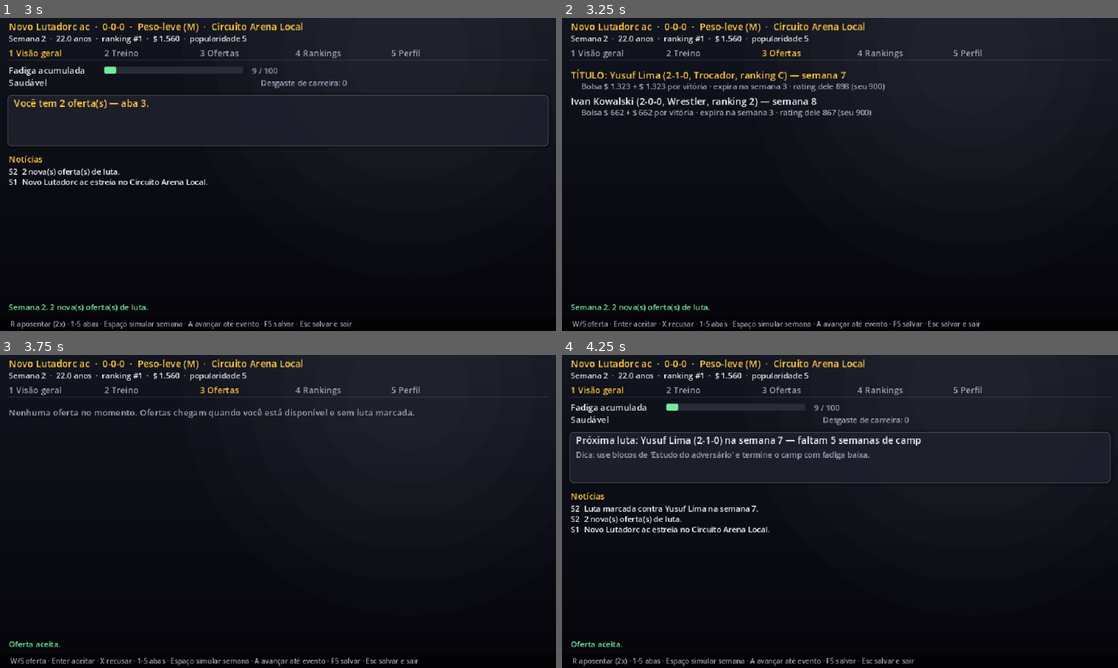
Above: before the commit, frames 1-4 (two rows, left to right).
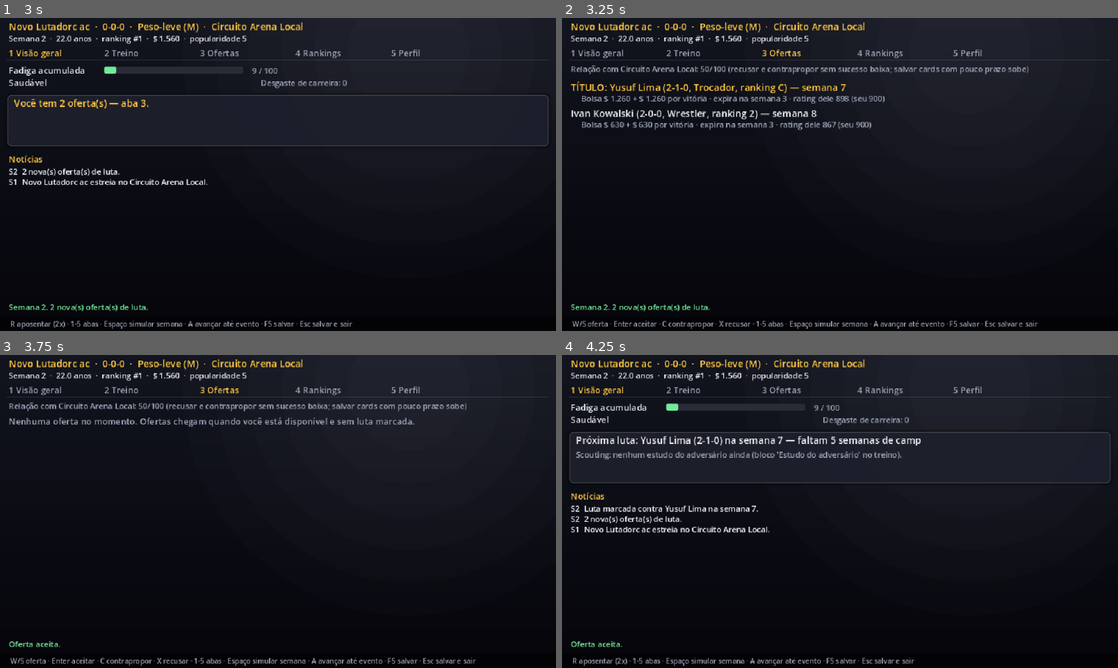
Above: after the commit, the same moments.

Repository: Haikoo1/cage-of-warriors-mma
Game: Godot game, scene res://scenes/main.tscn
Two runs of this game, one before a commit and one after it. Both use one fixed random seed, a clock stepped at 60 frames per second and the inputs below.
Inputs:
- Up to frame 1 (3 s): tap Enter at 0.5, 1.55, 2, 2.1 s; hold Right 0.53-1.28 s; hold Shift (guard) 0.53-1.28 s; tap C at 0.8, 1.35 s; tap Space (technique) at 1.25, 2.75 s; hold A (move_back) 1.28-2.03 s; hold Right 2.03-2.78 s; tap Keypad Enter at 2.3, 2.85 s; hold D (move_forward) from 2.78 s (still down)
- Up to frame 2 (3.25 s): keep holding D (move_forward); tap 3 at 3.05 s
- Up to frame 3 (3.75 s): tap Enter at 3.5 s; release D (move_forward) at 3.53 s; hold Left from 3.53 s (still down); tap 3 at 3.6 s
- Up to frame 4 (4.25 s): keep holding Left; tap 1 at 3.8 s

Frame 1 is identical in both runs. In frame 2, 5.3% of the frame differs, in the area x 1-86%, y 15-100%; in frame 3, 3.0%; in frame 4, 0.7%.

Commit message:
Carreira: scouting real, rivalidades, contraproposta, relação com a organização e córner por academia
- Relatório de scouting com precisão por blocos de estudo (estilo, tendência, atributos fortes, ponto fraco)
- Provocar na entrevista cria rival; rival vem primeiro nas ofertas (bolsa +30%), luta resolve a rivalidade
- Contraproposta (C): aceita melhora a bolsa, recusada retira a oferta e reduz a relação
- Relação com a organização afeta chance e valor das ofertas; recusar, falhar no peso e contrapropor mal custam
- Número de dicas do córner depende da estrutura da academia. 145 testes passando

Diff:
--- a/src/app/career_controller.gd
+++ b/src/app/career_controller.gd
@@ -102,6 +102,35 @@
 
 func decline_offer(index: int) -> void:
 	Matchmaking.decline_offer(state, index)
+
+
+func counter_offer(index: int) -> bool:
+	return Matchmaking.counter_offer(state, index, CareerRng.make(state, &"counter", index + state.offers.size() * 7))
+
+
+## Relatório de scouting do próximo adversário (COMBAT §5.1): a precisão cresce com blocos de estudo.
+func scouting_report() -> Dictionary:
+	var rep: Dictionary = {"precision": 0, "style": "?", "attributes": [], "weakness": "?", "tendency": "?"}
+	if state.booked.is_empty():
+		return rep
+	var opp: FighterState = state.get_fighter(StringName(state.booked["opponent"]))
+	var b: int = state.scouting_blocks
+	var precision: int = 0 if b == 0 else (1 if b <= 2 else (2 if b <= 5 else 3))
+	rep["precision"] = precision
+	if precision == 0:
+		return rep
+	var arch: ArchetypeDef = defs.archetype(opp.archetype_id)
+	rep["style"] = arch.display_key if arch else "?"
+	rep["tendency"] = "procura quedas e controle por cima" if opp.archetype_id == &"arch_wrestler" else "prefere trocar em pé, na distância"
+	var band: float = [0.0, 10.0, 5.0, 0.0][precision]
+	var attrs: Array = AttributeIds.ALL.duplicate()
+	attrs.sort_custom(func(x: StringName, y: StringName) -> bool: return float(opp.attributes[x]) > float(opp.attributes[y]))
+	for k: int in 4:
+		var v: float = float(opp.attributes[attrs[k]])
+		rep["attributes"].append([String(attrs[k]), roundi(v - band), roundi(v + band)])
+	if precision >= 2:
+		rep["weakness"] = String(attrs[attrs.size() - 1])
+	return rep
 
 
 # ------------------------------------------------------------------ luta do jogador
@@ -148,9 +177,15 @@
 		var bal: CareerBalanceDef = defs.career_balance if defs.career_balance != null else CareerBalanceDef.new()
 		state.money -= float(bout["show"]) * bal.weight_miss_fine
 		state.player().popularity = maxf(0.0, state.player().popularity - 3.0)
+		state.change_relationship(StringName(bout["org"]), -8.0)
 		bout["title"] = false  # quem falha no peso não pode ganhar o cinturão (CAREER §6.2)
 		state.add_news("%s não bateu o peso: multa e luta sem título." % state.player().display_name)
+	var rival_key: String = String(bout["b"])
 	ResultApplier.apply(state, defs, bout, result)
+	if state.rivals.has(rival_key):
+		state.player().popularity = minf(100.0, state.player().popularity + 3.0)  # luta de rivalidade vende mais
+		state.rivals.erase(rival_key)
+		state.add_news("Rivalidade resolvida na jaula.")
 	state.booked = {}
 	autosave()
 
@@ -170,11 +205,31 @@
 	if not state.pending_interview:
 		return
 	var p: FighterState = state.player()
+	if tone == 2:
+		_provoke()
 	var deltas: Array[float] = [1.0, 2.0, 4.0]
 	var texts: Array[String] = ["agradece ao adversário e à equipe", "diz que está pronto para o topo", "provoca o próximo da fila"]
 	p.popularity = clampf(p.popularity + deltas[clampi(tone, 0, 2)], 0.0, 100.0)
 	state.add_news("Entrevista: %s %s." % [p.display_name, texts[clampi(tone, 0, 2)]])
 	state.pending_interview = false
+
+
+## Provocar cria rivalidade: com o último adversário se perdeu, senão com quem está logo acima no ranking.
+func _provoke() -> void:
+	var p: FighterState = state.player()
+	var target: FighterState = null
+	if not p.history.is_empty() and p.history[-1]["result"] == "L":
+		target = state.get_fighter(StringName(p.history[-1]["opponent"]))
+	else:
+		var roster: Array[FighterState] = Rankings.roster(state, p.org_id, p.weight_class_id)
+		var idx: int = roster.find(p)
+		if idx > 0:
+			target = roster[idx - 1]
+		elif roster.size() > 1:
+			target = roster[1]
+	if target != null and target != p:
+		state.rivals[String(target.id)] = minf(100.0, float(state.rivals.get(String(target.id), 0.0)) + 40.0)
+		state.add_news("Rivalidade: %s responde às provocações de %s." % [target.display_name, p.display_name])
 
 
 # ------------------------------------------------------------------ fim de carreira
--- a/src/app/combat_controller.gd
+++ b/src/app/combat_controller.gd
@@ -53,6 +53,9 @@
 		hud.names = ["VOCÊ", "IA"]
 		if quick.watch_only:
 			hud.names = ["IA A", "IA B"]
+		if career_mode and GameSession.career != null:
+			var gym: GymDef = GameSession.career.defs.gym(GameSession.career.state.gym_id)
+			hud.max_tips = 2 if gym != null and gym.structure >= 3 else 1
 		if fighter_names.size() == 2:
 			hud.names = [String(fighter_names[0]), String(fighter_names[1])]
 		hud.training = false
--- a/src/domain/career/career_state.gd
+++ b/src/domain/career/career_state.gd
@@ -20,6 +20,9 @@
 var news: Array = []  # [{week, text}] mais recentes primeiro
 var champions: Dictionary = {}  # "org|wc" -> id do campeão
 var legacy: Dictionary = {}  # preenchido na aposentadoria
+var scouting_blocks: int = 0  # blocos de "Estudo do adversário" no camp atual (CAREER §4.3)
+var rivals: Dictionary = {}  # id do rival (String) -> intensidade 0..100 (CAREER §10.6)
+var org_relationship: Dictionary = {}  # id da organização (String) -> 0..100 (CAREER §10.4)
 
 
 func next_id(prefix: String) -> StringName:
@@ -49,6 +52,14 @@
 	champions["%s|%s" % [org, wc]] = String(fighter_id)
 
 
+func relationship(org: StringName) -> float:
+	return float(org_relationship.get(String(org), 50.0))
+
+
+func change_relationship(org: StringName, delta: float) -> void:
+	org_relationship[String(org)] = clampf(relationship(org) + delta, 0.0, 100.0)
+
+
 func add_news(text: String) -> void:
 	news.push_front({"week": week_index, "text": text})
 	if news.size() > 40:
@@ -70,6 +81,7 @@
 		"money": snappedf(money, 0.01), "gym_id": String(gym_id), "training_plan": plan, "round_seconds": round_seconds,
 		"offers": offers.duplicate(true), "booked": booked.duplicate(true), "pending_interview": pending_interview,
 		"news": news.duplicate(true), "champions": champions.duplicate(), "legacy": legacy.duplicate(true),
+		"scouting_blocks": scouting_blocks, "rivals": rivals.duplicate(), "org_relationship": org_relationship.duplicate(),
 	}
 
 
@@ -97,6 +109,13 @@
 		c.news.append({"week": int(n.get("week", 0)), "text": String(n.get("text", ""))})
 	c.champions = (d.get("champions", {}) as Dictionary).duplicate()
 	c.legacy = (d.get("legacy", {}) as Dictionary).duplicate(true)
+	c.scouting_blocks = int(d.get("scouting_blocks", 0))
+	var rv: Dictionary = d.get("rivals", {})
+	for k: String in rv:
+		c.rivals[k] = float(rv[k])
+	var rel: Dictionary = d.get("org_relationship", {})
+	for k: String in rel:
+		c.org_relationship[k] = float(rel[k])
 	return c
 
 
--- a/src/domain/career/matchmaking.gd
+++ b/src/domain/career/matchmaking.gd
@@ -19,16 +19,24 @@
 	if next_org != null and not has_contract_offer and rank >= 0 and rank <= 3 and p.streak >= 2 and p.rating >= next_org.min_rating:
 		c.offers.append({"kind": "contract", "org": String(next_org.id), "fights": next_org.contract_fights,
 			"show": next_org.show_purse, "win": next_org.win_purse, "expires": c.week_index + 4, "opponent": "", "week": 0,
-			"title": false, "short": false})
+			"title": false, "short": false, "rivalry": false, "countered": false})
 		notes.append("Convite: contrato de %d lutas com o %s." % [next_org.contract_fights, next_org.display_name])
 	var fight_offers: int = c.offers.filter(func(o: Dictionary) -> bool: return o["kind"] == "fight").size()
-	if not c.booked.is_empty() or not p.is_available(c.week_index + 3) or fight_offers > 0 or rng.randf() > bal.offer_chance:
+	var chance: float = bal.offer_chance * (0.6 + c.relationship(p.org_id) / 125.0)
+	if not c.booked.is_empty() or not p.is_available(c.week_index + 3) or fight_offers > 0 or rng.randf() > chance:
 		return notes
 	var candidates: Array[FighterState] = []
 	for f: FighterState in Rankings.roster(c, p.org_id, p.weight_class_id):
 		if f != p and f.is_available(c.week_index + bal.camp_weeks_min):
 			candidates.append(f)
 	candidates.sort_custom(func(x: FighterState, y: FighterState) -> bool: return absf(x.rating - p.rating) < absf(y.rating - p.rating))
+	# Rival disponível vai para o topo da lista (CAREER §10.6).
+	for k: int in candidates.size():
+		if c.rivals.has(String(candidates[k].id)):
+			var rival: FighterState = candidates[k]
+			candidates.remove_at(k)
+			candidates.push_front(rival)
+			break
 	var champ: StringName = c.champion(p.org_id, p.weight_class_id)
 	var count: int = mini(rng.randi_range(1, 3), candidates.size())
 	var fame: float = 1.0 + p.popularity / 100.0
@@ -36,11 +44,13 @@
 		var opp: FighterState = candidates[k]
 		var short: bool = k == 0 and rng.randf() < 0.15
 		var title: bool = opp.id == champ and rank >= 0 and rank <= 2
-		var mult: float = fame * (1.0 + bal.short_notice_bonus if short else fame) * (2.0 if title else 1.0)
+		var rivalry: bool = c.rivals.has(String(opp.id))
+		var mult: float = fame * (1.0 + bal.short_notice_bonus if short else 1.0) * (2.0 if title else 1.0) * (1.3 if rivalry else 1.0) \
+			* (0.9 + c.relationship(p.org_id) / 500.0)
 		c.offers.append({"kind": "fight", "opponent": String(opp.id), "org": String(p.org_id),
 			"week": c.week_index + (3 if short else rng.randi_range(bal.camp_weeks_min, bal.camp_weeks_max)),
 			"title": title, "short": short, "show": snappedf(org.show_purse * mult, 1.0), "win": snappedf(org.win_purse * mult, 1.0),
-			"expires": c.week_index + 2, "fights": 0})
+			"expires": c.week_index + 2, "fights": 0, "rivalry": rivalry, "countered": false})
 	if count > 0:
 		notes.append("%d nova(s) oferta(s) de luta." % count)
 	return notes
@@ -65,15 +75,41 @@
 		c.offers.remove_at(index)
 		return false
 	c.booked = o.duplicate()
+	c.scouting_blocks = 0
+	if bool(o.get("short", false)):
+		c.change_relationship(StringName(o["org"]), 5.0)  # salvar o card rende boa vontade
 	c.offers = c.offers.filter(func(x: Dictionary) -> bool: return x["kind"] == "contract")
 	c.add_news("Luta marcada contra %s na semana %d." % [opp.display_name, int(o["week"]) + 1])
 	return true
 
 
-## Recusar custa pouco agora (relação com organização entra depois): só remove a oferta.
+## Recusar custa relação com a organização (CAREER §8.1).
 static func decline_offer(c: CareerState, index: int) -> void:
 	if index >= 0 and index < c.offers.size():
+		c.change_relationship(StringName(c.offers[index]["org"]), -3.0)
 		c.offers.remove_at(index)
+
+
+## Contraproposta (CAREER §8.3): uma por oferta. Aceita -> bolsa maior; recusada -> oferta retirada e relação cai.
+static func counter_offer(c: CareerState, index: int, rng: RandomNumberGenerator) -> bool:
+	if index < 0 or index >= c.offers.size():
+		return false
+	var o: Dictionary = c.offers[index]
+	if bool(o.get("countered", false)):
+		return false
+	var org: StringName = StringName(o["org"])
+	var accept: float = 0.35 + c.relationship(org) / 250.0 + c.player().popularity / 400.0
+	if rng.randf() < accept:
+		var raise: float = 1.2 if o["kind"] == "fight" else 1.15
+		o["show"] = snappedf(float(o["show"]) * raise, 1.0)
+		o["win"] = snappedf(float(o["win"]) * raise, 1.0)
+		o["countered"] = true
+		c.add_news("Contraproposta aceita: bolsa melhorou.")
+		return true
+	c.change_relationship(org, -5.0)
+	c.offers.remove_at(index)
+	c.add_news("Contraproposta recusada: a oferta foi retirada.")
+	return false
 
 
 static func _next_tier(defs: Definitions, org: OrganizationDef) -> OrganizationDef:
--- a/src/domain/career/training_system.gd
+++ b/src/domain/career/training_system.gd
@@ -22,6 +22,8 @@
 		var act: TrainingActivityDef = defs.training_activity(act_id)
 		if act == null or (act.requires_fight and c.booked.is_empty()):
 			continue
+		if act.requires_fight:
+			c.scouting_blocks += 1
 		# Acima do limite o treinador recusa treino pesado (CAREER §4.2): o bloco vira descanso.
 		if act.load > 5.0 and p.fatigue >= bal.fatigue_block_heavy:
 			act = defs.training_activity(&"rest")
--- a/src/domain/career/week_simulator.gd
+++ b/src/domain/career/week_simulator.gd
@@ -22,6 +22,10 @@
 	var p: FighterState = c.player()
 	if p != null:
 		p.popularity = maxf(0.0, p.popularity - bal.popularity_decay_week)
+	for rid: String in c.rivals.keys():
+		c.rivals[rid] = float(c.rivals[rid]) - 0.5
+		if float(c.rivals[rid]) <= 0.0:
+			c.rivals.erase(rid)
 	c.week_index += 1
 	for n: String in notes:
 		c.add_news(n)
--- a/src/presentation/combat_view/combat_hud.gd
+++ b/src/presentation/combat_view/combat_hud.gd
@@ -28,6 +28,7 @@
 var training: bool = true
 var paused: bool = false
 var career_lock: bool = false  # luta de carreira não pode ser abandonada
+var max_tips: int = 2  # carreira: depende da estrutura da academia (CAREER §4.5)
 var player_focus: CombatSim.Focus = CombatSim.Focus.NORMAL
 var feedback: Array[String] = ["", ""]
 var _feedback_timer: Array[int] = [0, 0]
@@ -163,7 +164,7 @@
 		tips.append("ele está sentindo a cabeça. Pressione com cuidado.")
 	if tips.is_empty():
 		tips.append("round equilibrado. Mantenha o plano.")
-	return tips.slice(0, 2)
+	return tips.slice(0, max_tips)
 
 
 func _draw_end() -> void:
--- a/src/presentation/ui/career_dashboard.gd
+++ b/src/presentation/ui/career_dashboard.gd
@@ -86,7 +86,7 @@
 	var common: String = "1-5 abas · Espaço simular semana · A avançar até evento · F5 salvar · Esc salvar e sair"
 	match tab:
 		1: return "W/S bloco · Q/E atividade · G trocar academia · " + common
-		2: return "W/S oferta · Enter aceitar · X recusar · " + common
+		2: return "W/S oferta · Enter aceitar · C contrapropor · X recusar · " + common
 		3: return "Q/E categoria · Z/C organização · " + common
 	return "R aposentar (2x) · " + common
 
@@ -108,18 +108,19 @@
 	UiDraw.panel(self, Rect2(8, y - 12, 624, 60))
 	if s.pending_interview:
 		UiDraw.text(self, Vector2(16, y + 2), "ENTREVISTA PÓS-LUTA — como você responde?", UiDraw.C_SEL, 11)
-		UiDraw.text(self, Vector2(16, y + 18), "1 Respeitoso (+pouca popularidade)   2 Confiante   3 Provocador (+muita popularidade)", UiDraw.C_TEXT)
+		UiDraw.text(self, Vector2(16, y + 18), "1 Respeitoso (+pouca popularidade)   2 Confiante   3 Provocador (+muita popularidade, cria rivalidade)", UiDraw.C_TEXT)
 	elif cc.is_fight_week():
 		var opp: FighterState = s.get_fighter(StringName(s.booked["opponent"]))
 		UiDraw.text(self, Vector2(16, y + 2), "SEMANA DA LUTA%s: %s (%s)" % [" — DISPUTA DE CINTURÃO" if s.booked["title"] else "", opp.display_name, opp.record_text()], UiDraw.C_SEL, 11)
 		UiDraw.text(self, Vector2(16, y + 18), "Enter: pesagem e LUTAR (você joga)     F: simular a luta", UiDraw.C_TEXT)
 		var cut: float = WeightSystem.cut_fraction(p, cc.defs.weight_class(p.weight_class_id), bool(s.booked.get("short", false)))
 		UiDraw.text(self, Vector2(16, y + 34), "Corte de peso previsto: %.1f%%" % (cut * 100.0), UiDraw.C_DIM, UiDraw.SMALL)
+		_draw_scouting(Vector2(240, y + 34))
 	elif not s.booked.is_empty():
 		var opp2: FighterState = s.get_fighter(StringName(s.booked["opponent"]))
 		UiDraw.text(self, Vector2(16, y + 2), "Próxima luta: %s (%s) na semana %d — faltam %d semanas de camp" % [opp2.display_name,
 			opp2.record_text(), int(s.booked["week"]) + 1, int(s.booked["week"]) - s.week_index], UiDraw.C_TEXT, 11)
-		UiDraw.text(self, Vector2(16, y + 18), "Dica: use blocos de 'Estudo do adversário' e termine o camp com fadiga baixa.", UiDraw.C_DIM, UiDraw.SMALL)
+		_draw_scouting(Vector2(16, y + 18))
 	elif not s.offers.is_empty():
 		UiDraw.text(self, Vector2(16, y + 2), "Você tem %d oferta(s) — aba 3." % s.offers.size(), UiDraw.C_SEL, 11)
 	elif not p.is_available(s.week_index):
@@ -131,6 +132,21 @@
 	for k: int in mini(10, s.news.size()):
 		var n: Dictionary = s.news[k]
 		UiDraw.text(self, Vector2(10, y + 14 + k * 12), "S%d  %s" % [int(n["week"]) + 1, n["text"]], UiDraw.C_TEXT, UiDraw.SMALL, 620)
+
+
+## Relatório de scouting (COMBAT §5.1): mais blocos de "Estudo do adversário" = faixas mais estreitas.
+func _draw_scouting(pos: Vector2) -> void:
+	var rep: Dictionary = cc.scouting_report()
+	if int(rep["precision"]) == 0:
+		UiDraw.text(self, pos, "Scouting: nenhum estudo do adversário ainda (bloco 'Estudo do adversário' no treino).", UiDraw.C_DIM, UiDraw.SMALL)
+		return
+	var parts: PackedStringArray = []
+	for a: Array in rep["attributes"]:
+		var name: String = ATTR_NAMES.get(StringName(a[0]), a[0])
+		parts.append("%s %d" % [name, a[1]] if a[1] == a[2] else "%s %d–%d" % [name, a[1], a[2]])
+	var weak: String = ("  ·  ponto fraco: %s" % ATTR_NAMES.get(StringName(rep["weakness"]), rep["weakness"])) if rep["weakness"] != "?" else ""
+	UiDraw.text(self, pos, "Scouting (%s): %s — %s. Fortes: %s%s" % [["", "básico", "bom", "completo"][int(rep["precision"])],
+		rep["style"], rep["tendency"], ", ".join(parts), weak], UiDraw.C_TEXT, UiDraw.SMALL, 600 - pos.x)
 
 
 func _draw_training() -> void:
@@ -162,12 +178,15 @@
 
 func _draw_offers() -> void:
 	var s: CareerState = cc.state
+	var p0: FighterState = s.player()
+	UiDraw.text(self, Vector2(10, 62), "Relação com %s: %.0f/100 (recusar e contrapropor sem sucesso baixa; salvar cards com pouco prazo sobe)" % [
+		cc.defs.organization(p0.org_id).display_name, s.relationship(p0.org_id)], UiDraw.C_DIM, UiDraw.SMALL)
 	if s.offers.is_empty():
-		UiDraw.text(self, Vector2(10, 70), "Nenhuma oferta no momento. Ofertas chegam quando você está disponível e sem luta marcada.", UiDraw.C_DIM)
+		UiDraw.text(self, Vector2(10, 80), "Nenhuma oferta no momento. Ofertas chegam quando você está disponível e sem luta marcada.", UiDraw.C_DIM)
 		return
 	for i: int in s.offers.size():
 		var o: Dictionary = s.offers[i]
-		var y: float = 70 + i * 30
+		var y: float = 84 + i * 30
 		var col: Color = UiDraw.C_SEL if i == cursor else UiDraw.C_TEXT
 		if o["kind"] == "contract":
 			var org: OrganizationDef = cc.defs.organization(StringName(o["org"]))
@@ -176,11 +195,12 @@
 		else:
 			var opp: FighterState = s.get_fighter(StringName(o["opponent"]))
 			var opp_rank: int = Rankings.rank_of(s, opp)
-			UiDraw.text(self, Vector2(10, y), "%s%s (%s, %s, ranking %s) — semana %d%s" % ["TÍTULO: " if o["title"] else "", opp.display_name,
+			UiDraw.text(self, Vector2(10, y), "%s%s%s (%s, %s, ranking %s) — semana %d%s" % ["TÍTULO: " if o["title"] else "", "RIVAL: " if o.get("rivalry", false) else "", opp.display_name,
 				opp.record_text(), cc.defs.archetype(opp.archetype_id).display_key, "C" if opp_rank == 0 else str(opp_rank),
 				int(o["week"]) + 1, "  [POUCO PRAZO]" if o["short"] else ""], col, 11)
-			UiDraw.text(self, Vector2(22, y + 12), "Bolsa %s + %s por vitória · expira na semana %d · rating dele %.0f (seu %.0f)" % [
-				UiDraw.money(float(o["show"])), UiDraw.money(float(o["win"])), int(o["expires"]) + 1, opp.rating, s.player().rating], UiDraw.C_DIM, UiDraw.SMALL)
+			UiDraw.text(self, Vector2(22, y + 12), "Bolsa %s + %s por vitória · expira na semana %d · rating dele %.0f (seu %.0f)%s" % [
+				UiDraw.money(float(o["show"])), UiDraw.money(float(o["win"])), int(o["expires"]) + 1, opp.rating, s.player().rating,
+				"  · já contraproposta" if o.get("countered", false) else ""], UiDraw.C_DIM, UiDraw.SMALL)
 
 
 func _draw_rankings() -> void:
@@ -192,8 +212,8 @@
 	var roster: Array[FighterState] = Rankings.roster(s, org.id, wc.id)
 	for k: int in mini(16, roster.size()):
 		var f: FighterState = roster[k]
-		var col: Color = UiDraw.C_GOOD if f.id == s.player_fighter_id else UiDraw.C_TEXT
-		UiDraw.text(self, Vector2(10, 84 + k * 14), "%s  %s" % ["C " if k == 0 else "%2d" % k, f.display_name], col, UiDraw.TEXT)
+		var col: Color = UiDraw.C_GOOD if f.id == s.player_fighter_id else (UiDraw.C_BAD if s.rivals.has(String(f.id)) else UiDraw.C_TEXT)
+		UiDraw.text(self, Vector2(10, 84 + k * 14), "%s  %s%s" % ["C " if k == 0 else "%2d" % k, f.display_name, "  (rival)" if s.rivals.has(String(f.id)) else ""], col, UiDraw.TEXT)
 		UiDraw.text(self, Vector2(220, 84 + k * 14), "%s   rating %.0f   %s   %d anos%s" % [f.record_text(), f.rating,
 			cc.defs.archetype(f.archetype_id).display_key, int(f.age_years(s.week_index)), "  (lesionado)" if not f.injury.is_empty() else ""], col, UiDraw.SMALL)
 
@@ -214,6 +234,12 @@
 	UiDraw.text(self, Vector2(430, 66), "Altura %d cm · envergadura %d cm" % [ph.height_cm, ph.reach_cm], UiDraw.C_DIM, UiDraw.SMALL)
 	UiDraw.text(self, Vector2(430, 80), "Peso de caminhada %.1f kg" % ph.walk_weight_kg, UiDraw.C_DIM, UiDraw.SMALL)
 	UiDraw.text(self, Vector2(430, 94), "Títulos: %d · sequência %+d" % [p.titles, p.streak], UiDraw.C_DIM, UiDraw.SMALL)
+	var ry: float = 112
+	for rid: String in cc.state.rivals:
+		var rf: FighterState = cc.state.get_fighter(StringName(rid))
+		if rf != null:
+			UiDraw.text(self, Vector2(430, ry), "Rival: %s (%.0f)" % [rf.display_name, float(cc.state.rivals[rid])], UiDraw.C_BAD, UiDraw.SMALL)
+			ry += 12
 	UiDraw.text(self, Vector2(10, 220), "Últimas lutas", UiDraw.C_SEL)
 	var hist: Array = p.history.duplicate()
 	hist.reverse()
@@ -294,6 +320,10 @@
 				cc.set_plan_block(cursor, activity_ids[(idx + step + activity_ids.size()) % activity_ids.size()])
 			elif tab == 3:
 				rank_wc = (rank_wc + step + wc_ids.size()) % wc_ids.size()
+		KEY_C when tab == 2:
+			if not s.offers.is_empty():
+				message = "Contraproposta aceita!" if cc.counter_offer(cursor) else "Contraproposta recusada ou indisponível."
+				cursor = 0
 		KEY_Z, KEY_C:
 			if tab == 3:
 				rank_org = (rank_org + (1 if key == KEY_C else -1) + 4) % 4
--- /dev/null
+++ b/tests/unit/career/test_career_depth.gd
@@ -0,0 +1,97 @@
+extends TestCase
+## Profundidade da carreira: scouting, rivalidade, contraproposta e relação com a organização.
+
+
+func _cc(seed: int = 21) -> CareerController:
+	var setup: CareerSetup = CareerSetup.new()
+	setup.seed = seed
+	return CareerController.create(DataLoader.load_from("res://data"), setup, 5)
+
+
+func _book(cc: CareerController) -> FighterState:
+	var p: FighterState = cc.state.player()
+	for f: FighterState in Rankings.roster(cc.state, p.org_id, p.weight_class_id):
+		if f != p:
+			cc.state.booked = {"kind": "fight", "opponent": String(f.id), "org": String(p.org_id), "week": cc.state.week_index + 6,
+				"title": false, "short": false, "show": 600.0, "win": 600.0, "expires": 0, "fights": 0}
+			cc.state.scouting_blocks = 0
+			return f
+	return null
+
+
+func test_scouting_precision_grows_with_study_blocks() -> void:
+	var cc: CareerController = _cc()
+	_book(cc)
+	var blind: Dictionary = cc.scouting_report()
+	assert_eq(blind["precision"], 0, "sem estudo")
+	for i: int in 12:
+		cc.set_plan_block(i, &"study")
+	cc.simulate_week()
+	var studied: Dictionary = cc.scouting_report()
+	assert_true(int(studied["precision"]) > 0, "estudo revela informação")
+	assert_true((studied["attributes"] as Array).size() >= 3, "atributos de destaque")
+	assert_true(String(studied["style"]) != "?", "estilo revelado")
+
+
+func test_provocation_creates_rivalry_and_rival_offers_pay_more() -> void:
+	var cc: CareerController = _cc()
+	cc.state.pending_interview = true
+	cc.answer_interview(2)
+	assert_eq(cc.state.rivals.size(), 1, "rival criado")
+	var rival_id: StringName = StringName(cc.state.rivals.keys()[0])
+	var found: bool = false
+	for w: int in 12:
+		cc.state.offers.clear()
+		cc.state.booked = {}
+		Matchmaking.run_week(cc.state, cc.defs, CareerRng.make(cc.state, &"mm", w))
+		for o: Dictionary in cc.state.offers:
+			if o["kind"] == "fight" and StringName(o["opponent"]) == rival_id:
+				found = true
+				assert_true(bool(o.get("rivalry", false)), "oferta marcada como rivalidade")
+		if found:
+			break
+		cc.state.week_index += 1
+	assert_true(found, "matchmaking oferece a luta contra o rival")
+
+
+func test_counter_offer_either_improves_purse_or_withdraws() -> void:
+	var improved: int = 0
+	var withdrawn: int = 0
+	for seed: int in 30:
+		var cc: CareerController = _cc(seed)
+		var opp: FighterState = _book(cc)
+		cc.state.booked = {}
+		cc.state.offers = [{"kind": "fight", "opponent": String(opp.id), "org": "org_local", "week": 8, "title": false,
+			"short": false, "show": 1000.0, "win": 1000.0, "expires": 5, "fights": 0}]
+		var rel: float = cc.state.relationship(&"org_local")
+		cc.counter_offer(0)
+		if cc.state.offers.is_empty():
+			withdrawn += 1
+			assert_true(cc.state.relationship(&"org_local") < rel, "relação cai quando recusam a contraproposta")
+		else:
+			improved += 1
+			assert_true(float(cc.state.offers[0]["show"]) > 1000.0, "bolsa melhorou")
+			assert_true(bool(cc.state.offers[0]["countered"]), "só uma contraproposta")
+	assert_true(improved > 5 and withdrawn > 5, "as duas saídas acontecem (%d/%d)" % [improved, withdrawn])
+
+
+func test_declining_offers_hurts_relationship() -> void:
+	var cc: CareerController = _cc()
+	var opp: FighterState = _book(cc)
+	cc.state.booked = {}
+	cc.state.offers = [{"kind": "fight", "opponent": String(opp.id), "org": "org_local", "week": 8, "title": false,
+		"short": false, "show": 600.0, "win": 600.0, "expires": 5, "fights": 0}]
+	var rel: float = cc.state.relationship(&"org_local")
+	cc.decline_offer(0)
+	assert_true(cc.state.relationship(&"org_local") < rel)
+
+
+func test_new_fields_survive_save() -> void:
+	var cc: CareerController = _cc()
+	cc.state.rivals = {"F-000001": 40.0}
+	cc.state.org_relationship = {"org_local": 61.0}
+	cc.state.scouting_blocks = 3
+	var copy: CareerState = CareerState.from_dict(JSON.parse_string(JSON.stringify(cc.state.to_dict())))
+	assert_almost(float(copy.rivals["F-000001"]), 40.0)
+	assert_almost(copy.relationship(&"org_local"), 61.0)
+	assert_eq(copy.scouting_blocks, 3)
Not shown, added: tests/unit/career/test_career_depth.gd.uid
